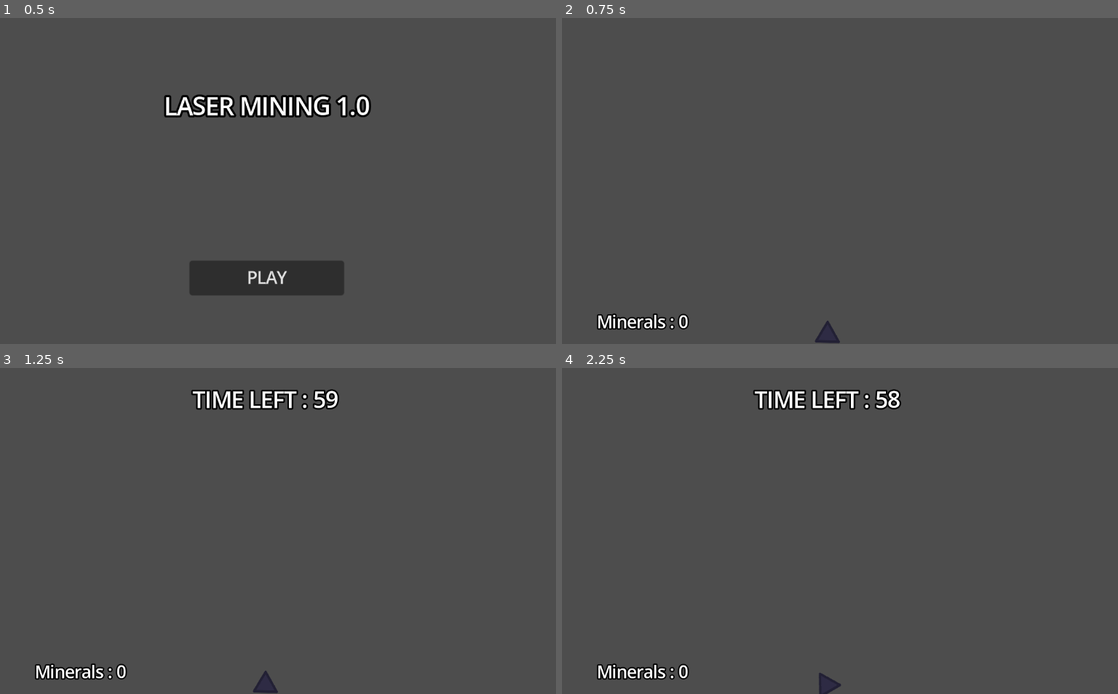
Above: before the commit, frames 1-4 (two rows, left to right).
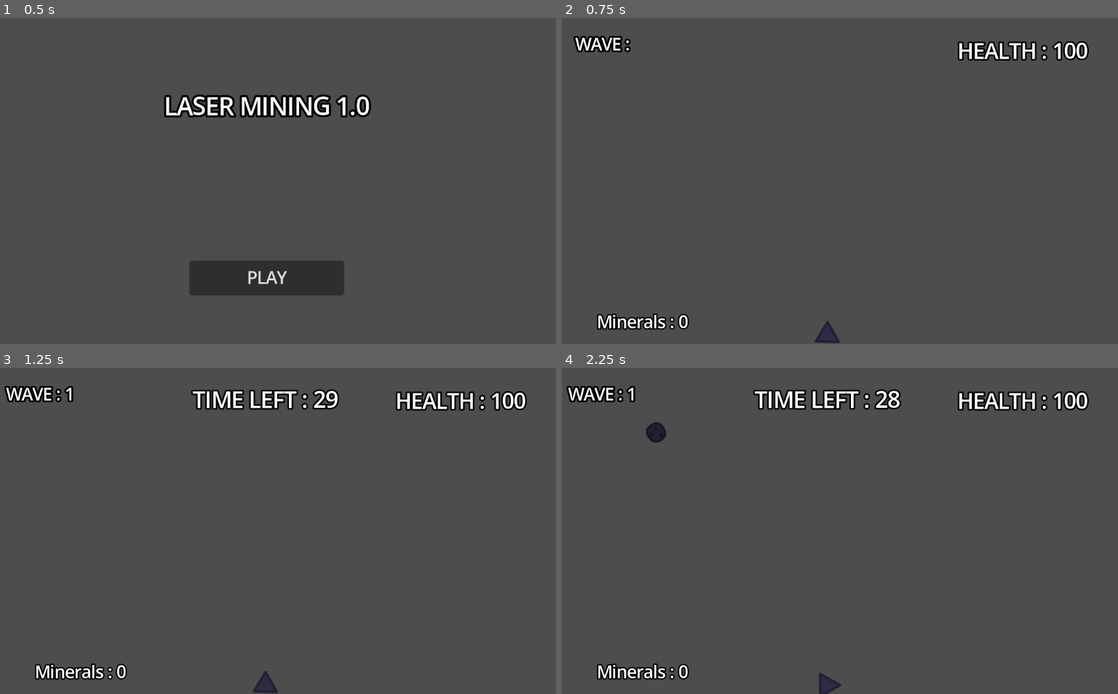
Above: after the commit, the same moments.

Repository: Kalloxxo/laser-shit
Game: Godot game, scene res://scenes/fartt.tscn
Same seed, same stepped clock (60 frames per second), same inputs: the game is played once before the commit and once after it.
Inputs (mouse positions are in pixels of both pictures, inside the frame that each line leads up to):
- Up to frame 1 (0.5 s): no input
- Up to frame 2 (0.75 s): click "PLAY" at 0.5 s
- Up to frame 3 (1.25 s): no input
- Up to frame 4 (2.25 s): tap Enter at 1.25 s; move the mouse to (956, 514) at 1.27 s; hold Space (fart) 1.28-2.03 s; move the mouse to (712, 547) at 2.02 s; tap Space (fart) at 2.1 s

Frame 1 is identical in both runs. In frame 2, 1.3% of the frame differs, in the area x 2-95%, y 5-14%; in frame 3, 1.5%; in frame 4, 1.7%, in the area x 0-95%, y 5-23%.

Commit message:
Health + scaling + intermission
I FINISHED!!
added a health system that resets the game when its over
scaled the timer and the meteors with each wave
and patched up some stuff i didnt really like
this project is DONE!

Diff:
--- a/scenes/fartt.tscn
+++ b/scenes/fartt.tscn
@@ -13,6 +13,9 @@
 @onready var ray_cast_2d: RayCast2D = $\"../RayCast2D\"
 @onready var timer: Label = $\"../Timer\"
 @onready var title: Label = $\"../Title\"
+@onready var wavecounter: Label = $\"../Wavecounter\"
+@onready var upgrade_button: Button = $\"../UpgradeButton\"
+@onready var healthlabel: Label = $\"../Healthlabel\"
 
 
 #Meteor types.
@@ -20,18 +23,20 @@
 var Meteor = preload(\"res://scenes/meteor.tscn\")
 
 #Variables.
-var TimeLeft = 60
+var TimeLeft = 30
+var Timercounter = 30
 var minerals = 0
 var meteorsLeft = 0
 var MeteorsToSpawn = 5
+var meteorstospawnFR = 5
 var playing = false
 var intermission = false
 var WaveCounter = 0
+var health = 100
+var meteorIncrease = 1.25
+var timeIncrease = 1.05
 
 #Code below! beware!
-
-func _process(_delta: float) -> void:
-	Currency.text = \"Minerals : \" + str(minerals)
 
 
 
@@ -66,12 +71,22 @@
 	Currency.visible = true
 	WaveCounter += 1
 	title.visible = false
+	wavecounter.visible = true
+	healthlabel.visible = true
 
 #The timer below runs every second, handling most game logic.
 func _on_timer_2_timeout() -> void:
+	Currency.text = \"Minerals : \" + str(minerals)
+	healthlabel.text = \"HEALTH : \" + str(health)
+	wavecounter.text = \"WAVE : \" + str(WaveCounter)
+
+	if health <= 0:
+		get_tree().reload_current_scene()
 	if intermission == true:
 		ray_cast_2d.visible = false
 		play_button.visible = true
+		upgrade_button.visible = true
+
 	if MeteorsToSpawn <= 0 and meteorsLeft <= 0:
 		TimeLeft = 0
 	print(meteorsLeft)
@@ -79,21 +94,48 @@
 
 	if playing == true and intermission == false:
 		timer.visible = true
+		upgrade_button.visible = false
 		TimeLeft -= 1
 		timer.text = \"TIME LEFT : \" + str(TimeLeft)
 		if TimeLeft <= 0:
+			#Logic and such.
+			health -= meteorsLeft * 10
 			meteorsLeft = 0
 			intermission = true
-			TimeLeft = 60
-			MeteorsToSpawn = 5
+			playing = false
+
+			#Time releated things.
+			Timercounter *= timeIncrease
+			Timercounter = roundi(Timercounter)
+			TimeLeft = Timercounter
+
+			#Meteor scaling
+			meteorstospawnFR *= meteorIncrease
+			meteorstospawnFR = roundi(meteorstospawnFR)
+			MeteorsToSpawn = meteorstospawnFR
+
+			#Ui stuff.
 			timer.visible = false
 			ray_cast_2d.visible = false
-			playing = false
+
+			#Clearing.
 			var fart = get_children()
 			for child in fart:
 				if child is Evil_meteor:
 					child.queue_free()
 
+"
+
+[sub_resource type="GDScript" id="GDScript_0cd71"]
+script/source = "extends Button
+
+var upgradeprice = 25
+var upgradeincrease = 1.25
+var damageincrease = 1.05
+
+
+func _on_timer_2_timeout() -> void:
+	text = \"INCREASE LASER POWER : \" + str(upgradeprice)
 "
 
 [node name="Node2D" type="Node2D" unique_id=42832220]
@@ -128,7 +170,7 @@
 script = SubResource("GDScript_bo1ho")
 
 [node name="Timer" type="Timer" parent="Gamecontroller" unique_id=748007817]
-wait_time = 4.2
+wait_time = 2.0
 autostart = true
 
 [node name="Timer2" type="Timer" parent="Gamecontroller" unique_id=1947847568]
@@ -175,6 +217,42 @@
 horizontal_alignment = 1
 vertical_alignment = 1
 
+[node name="Wavecounter" type="Label" parent="." unique_id=1751860400]
+visible = false
+offset_left = -277.0
+offset_top = -155.0
+offset_right = -161.0
+offset_bottom = -111.0
+theme_override_constants/outline_size = 8
+text = "WAVE :"
+horizontal_alignment = 1
+vertical_alignment = 1
+
+[node name="UpgradeButton" type="Button" parent="." unique_id=22963961]
+visible = false
+offset_left = 124.0
+offset_top = 66.0
+offset_right = 271.0
+offset_bottom = 120.0
+theme_override_constants/outline_size = 9
+text = "INCREASE LASER POWER : 25"
+autowrap_mode = 3
+script = SubResource("GDScript_0cd71")
+
+[node name="Healthlabel" type="Label" parent="." unique_id=1223899439]
+visible = false
+offset_left = 119.0
+offset_top = -150.0
+offset_right = 262.0
+offset_bottom = -103.0
+theme_override_constants/outline_size = 7
+theme_override_font_sizes/font_size = 20
+text = "HEALTH : 100"
+horizontal_alignment = 1
+vertical_alignment = 1
+
 [connection signal="timeout" from="Gamecontroller/Timer" to="Gamecontroller" method="_on_timer_timeout"]
 [connection signal="timeout" from="Gamecontroller/Timer2" to="Gamecontroller" method="_on_timer_2_timeout"]
+[connection signal="timeout" from="Gamecontroller/Timer2" to="UpgradeButton" method="_on_timer_2_timeout"]
 [connection signal="pressed" from="PlayButton" to="Gamecontroller" method="_on_play_button_pressed"]
+[connection signal="pressed" from="UpgradeButton" to="RayCast2D" method="_on_upgrade_button_pressed"]
--- a/scripts/ray_cast_2d.gd
+++ b/scripts/ray_cast_2d.gd
@@ -4,7 +4,9 @@
 @onready var sprite_2d: Sprite2D = $"../Area2D/Sprite2D"
 @onready var line_2d: Line2D = $Line2D
 @onready var gamecontroller: Node = $"../Gamecontroller"
+@onready var upgrade_button: Button = $"../UpgradeButton"
 
+var damage = 70
 
 
 # Called every frame. 'delta' is the elapsed time since the previous frame.
@@ -15,7 +17,7 @@
 		line_2d.visible = true
 		var fart = get_collider()
 		if fart is Evil_meteor:
-			fart.health -= 90 * delta
+			fart.health -= damage * delta
 			if fart.health <= 0:
 				gamecontroller.minerals += fart.reward
 				fart.queue_free()
@@ -35,3 +37,11 @@
 	var mouse_pos = get_global_mouse_position()
 	var target_angle = global_position.angle_to_point(mouse_pos)
 	global_rotation = rotate_toward(global_rotation, target_angle , 5 * delta)
+
+
+func _on_upgrade_button_pressed() -> void:
+	if gamecontroller.minerals >= upgrade_button.upgradeprice:
+		damage *= upgrade_button.damageincrease
+		gamecontroller.minerals -= upgrade_button.upgradeprice
+		upgrade_button.upgradeprice *= upgrade_button.upgradeincrease
+		upgrade_button.upgradeprice = roundi(upgrade_button.upgradeprice)
Not shown, changed: README.md
